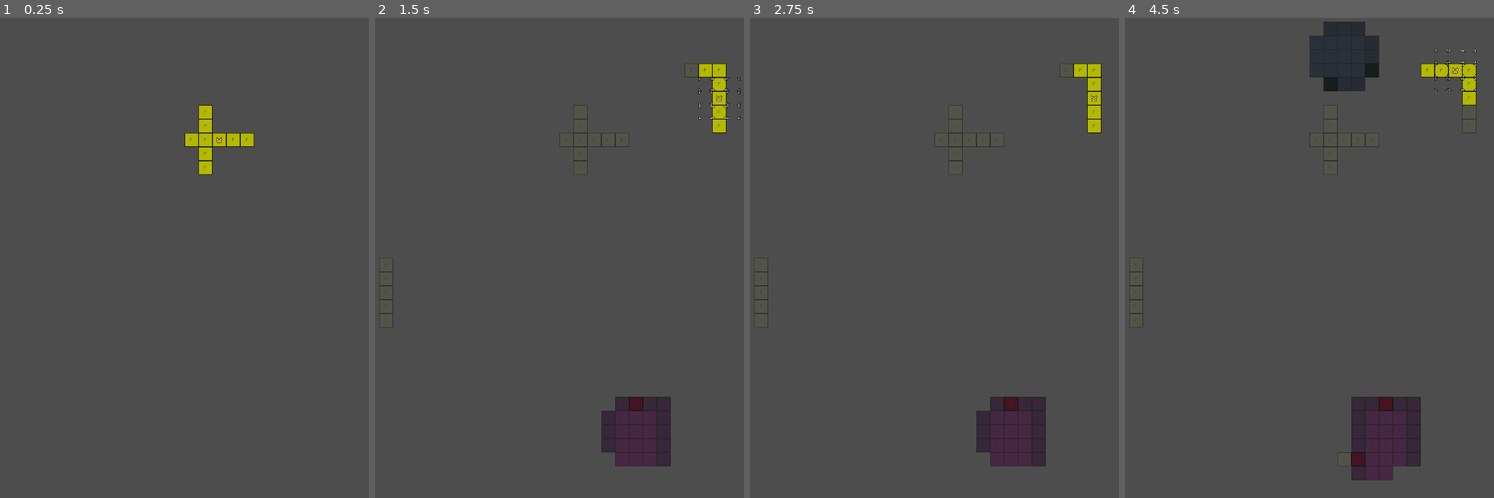
Above: before the commit, frames 1-4 (left to right).
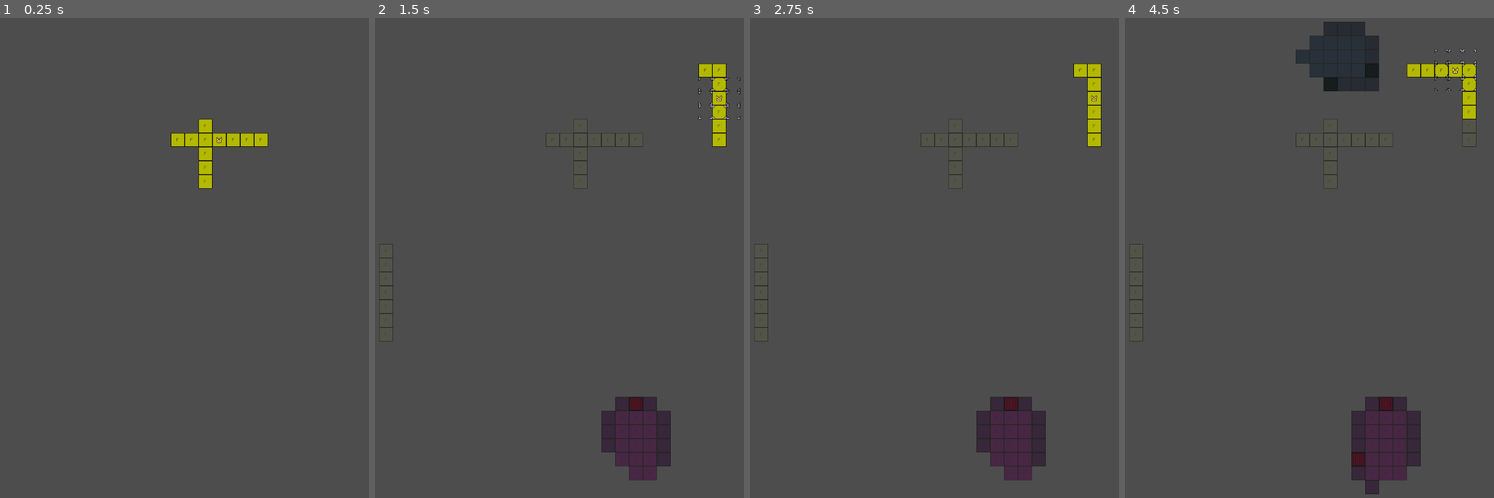
Above: after the commit, the same moments.

Repository: alanb33/GodotDungeonGame
Game: Godot game, scene res://Scenes/GameScene.tscn
The game is run twice, just before and just after one commit, with the same random seed, the same clock (stepped at 60 frames per second) and the same inputs.
Inputs:
- Up to frame 1 (0.25 s): no input
- Up to frame 2 (1.5 s): tap Enter (ui_accept) at 0.5, 0.77, 1.25 s; hold Right (ui_right) 0.53-1.28 s; hold C (action_close) 0.53-1.28 s; hold Down (ui_down) from 1.28 s (still down); tap O (action_open) at 1.35 s
- Up to frame 3 (2.75 s): tap Enter (ui_accept) at 1.52, 2 s; release Down (ui_down) at 2.03 s; hold Right (ui_right) from 2.03 s (still down); hold C (action_close) from 2.03 s (still down)
- Up to frame 4 (4.5 s): tap Enter (ui_accept) at 2.75, 3.02, 3.5, 3.77, 4.25 s; release Right (ui_right) at 2.78 s; release C (action_close) at 2.78 s; hold Up (ui_up) 2.78-3.53 s; tap O (action_open) at 2.85, 4.35 s; hold C (action_close) 3.53-4.28 s; hold Left (ui_left) from 3.53 s (still down)

The runs differ from the first frame. In frame 1, 0.5% of the frame differs, in the area x 46-73%, y 18-36%; in frame 2, 0.5%; in frame 3, 0.5%; in frame 4, 0.9%, in the area x 1-96%, y 6-100%.

Commit message:
Prototype LOS code v4

Diff:
--- a/Scenes/EntityActionController.gd
+++ b/Scenes/EntityActionController.gd
@@ -9,6 +9,7 @@
 
 var _active_selector_grid = []
 
+signal _request_completed(entity: Entity)
 signal _input_dir(dir: TileUtil.Dir)
 
 func _input(event):
@@ -32,6 +33,7 @@
 
 func _connect_signals():
 	_entity_manager.entity_action_request.connect(_on_entity_action_request)
+	_request_completed.connect(_on_entity_request_completed)
 
 func _free_selector_grid() -> void:
 	for grid_square in _active_selector_grid:
@@ -78,6 +80,8 @@
 
 		_release_player_action(entity)
 
+	_request_completed.emit(entity)
+
 func _handle_open_action(entity: Entity):
 
 	if entity.player_controlled:
@@ -102,6 +106,8 @@
 
 		_release_player_action(entity)
 
+	_request_completed.emit(entity)
+
 func _handle_open_all_action(entity: Entity):
 	var entity_tile = _level_manager.get_tile_from_coordinate(entity.coordinate)
 	var entity_room = _level_manager.get_room_by_tile(entity_tile)
@@ -118,6 +124,8 @@
 			var door = tile.feature
 			door.open()
 
+	_request_completed.emit(entity)
+
 func _on_entity_action_request(entity: Entity, action: ActionTypes.Action):
 	match action:
 		ActionTypes.Action.PRINT_DEBUG:
@@ -130,6 +138,11 @@
 			_handle_open_all_action(entity)
 		_:
 			assert(false, "Undefined ActionType received")
+
+func _on_entity_request_completed(entity: Entity):
+	if entity.player_controlled:
+		_release_player_action(entity)
+		entity.update_vision()
 
 func _test_links():
 	assert(_entity_manager != null, "EAC has null EM")
--- a/Scenes/EntityMovementController.gd
+++ b/Scenes/EntityMovementController.gd
@@ -51,6 +51,7 @@
 				if not dest_tile.feature.blocking_contact:
 					_move_entity(entity, dest_tile)
 				dest_tile.feature.do_entity_contact()
+				entity.update_vision()
 			else:
 				_move_entity(entity, dest_tile)
 
--- a/Scenes/SightCaster.gd
+++ b/Scenes/SightCaster.gd
@@ -1,12 +1,10 @@
 class_name SightCaster
 extends Node2D
 
-@export var degrees_per_raycast := 15
-
-var _tiles_in_sight = []
+var _tiles_in_sight: Dictionary = {}
 var tiles_in_sight: int:
 	get:
-		return len(_tiles_in_sight)
+		return len(_tiles_in_sight.keys())
 
 var tiles_illuminated := false
 
@@ -17,6 +15,10 @@
 		tile.color = tile.base_color * 0.5
 
 	_tiles_in_sight.clear()
+
+func _highlight_tile(tile: Tile):
+	tile.color = highlight_color
+	tile.visible = true
 
 func _highlight_tiles_in_range():
 	for tile in _tiles_in_sight:
@@ -36,51 +38,57 @@
 func update_visible_tiles():
 	await _wait_for_physics_update()
 	_clear_existing_tiles()
-	_add_tiles_in_range()
+
+	var search_degree = 15
+	var search_radius = 3
+
+	_add_tiles_in_range(search_degree, search_radius)
 	_highlight_tiles_in_range()
 
-func _add_tiles_in_range():
-	var active_ray_dict = {}
-	var ray_length = TileInfo.CURRENT_DIMENSIONS.x
-	var ray: RayCast2D = $RayCast2D
+func _get_tiles_with_raycast_from_degree(degree: int, search_radius: int):
 
-	var cycles := 2
+	var tile_size := TileInfo.CURRENT_DIMENSIONS.y
 
-	var spotted_tiles = {}
+	var ray_length = tile_size * search_radius
+	var ray_min = 0
 
-	for i in range(0, 360, degrees_per_raycast):
-		active_ray_dict[i] = true
+	var space_state = get_world_2d().direct_space_state
 
-	print(str(active_ray_dict.keys()))
+	# The destination formula: x = cos(deg), y = sin(deg)
+	var destination_x = cos(deg_to_rad(degree)) * ray_length
+	var destination_y = sin(deg_to_rad(degree)) * ray_length
 
-	for i in range(1, cycles + 1):
-		ray.target_position.y = ray_length * i
-		for ray_degree in active_ray_dict:
-			ray.rotation = deg_to_rad(ray_degree)
-			ray.force_raycast_update()
-			var collision = ray.get_collider()
-			if collision is DetectionSquare:
-				var tile: Tile = collision.tile
-				print("Ray collision with " + tile.tile_name)
-				if active_ray_dict[ray_degree] == true:
-					spotted_tiles[tile] = true
-				ray.add_exception(collision)
-				if not tile.transparent:
-					print(tile.tile_name + " is not transparent")
-					active_ray_dict[ray_degree] = false
+	var destination = Vector2(global_position.x + destination_x, global_position.y + destination_y)
 
-				print("Scan of " + str(ray_degree) + " completed")
+	var tile_hits = {}
 
-	for tile in spotted_tiles:
-		assert(tile is Tile, "tile is not Tile but " + str(type_string(typeof(tile))))
-		_tiles_in_sight.append(tile)
+	var query = PhysicsRayQueryParameters2D.create(global_position, destination)
+	query.hit_from_inside = true
+	while ray_min <= ray_length:
+		var result = space_state.intersect_ray(query)
+		if result:
+			var distance_diff = global_position.distance_to(result.position)
+			if distance_diff > ray_min:
+				break
+			else:
+				query.exclude += [result.rid]
+				if result.collider is DetectionSquare:
+					var tile = result.collider.tile
+					tile_hits[tile] = true
+					if not tile.transparent:
+						break
+				ray_min += TileInfo.CURRENT_DIMENSIONS.y
+		else:
+			break
 
-	ray.clear_exceptions()
+	return tile_hits
 
-""" Below code only functional with old base type of Area2D
-func _add_tiles_in_range_OLD():
-	for object in get_overlapping_bodies():
-		if object is DetectionSquare:
-			var parent_tile = object.tile
-			_tiles_in_sight.append(parent_tile)
-"""
+func _add_tiles_in_range(degrees_per_scan: int, search_radius: int):
+
+	var steps = 360 / degrees_per_scan
+	assert(steps % 1 == 0, "Degrees per scan gives uneven number of steps (" + str(steps) + ")")
+
+	for i in range(0, steps):
+		var scan_degree = i * degrees_per_scan
+		var tiles_from_scan = _get_tiles_with_raycast_from_degree(scan_degree, search_radius)
+		_tiles_in_sight.merge(tiles_from_scan, true)
